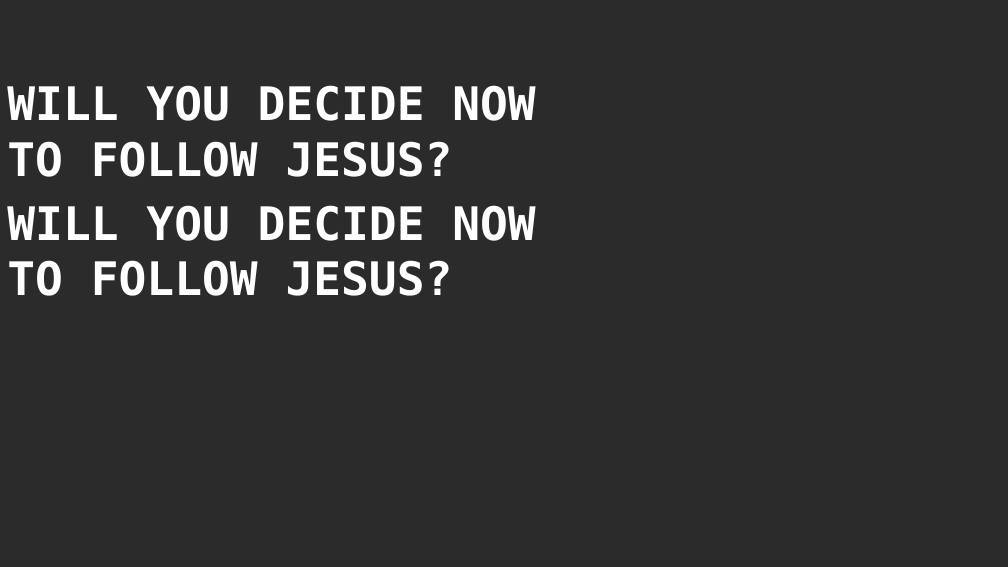
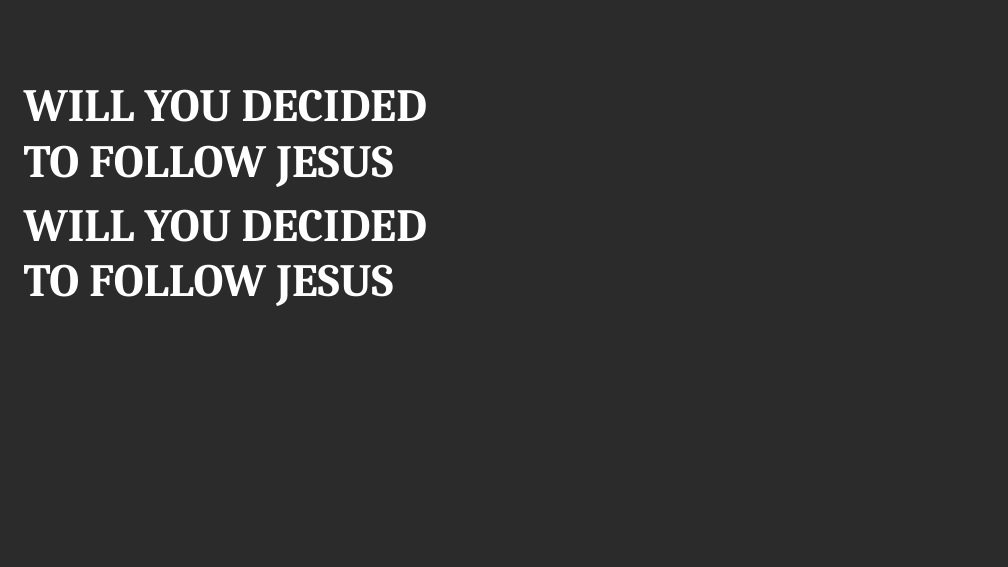
Before and after one commit to PhanNgocTrieu/Vision_Worship_Team, a slide deck: slide 8 of _offering_song_slide/_slide/_I_have_decided_to_follow_Jesus.pptx. Drawn at 1008x567 pixels with LibreOffice and Linux fonts; fonts in the diff are those of the drawing; background and template pictures are left out; a plain dark background stands for a picture behind light text. Boxes give left, top, right and bottom in pixels: in the first picture for what was removed or moved away, otherwise in the second. Text is boxed around its words. In the diff, an @@ line names an element or a change of style, - is before the commit and + after.

```diff
--- a/_offering_song_slide/_slide/_I_have_decided_to_follow_Jesus.pptx
+++ b/_offering_song_slide/_slide/_I_have_decided_to_follow_Jesus.pptx
@@ text at [24,89,427,187]: text changed; font DejaVu Sans Mono to Cambria @@
-WILL YOU DECIDE NOW
-TO FOLLOW JESUS?
+WILL YOU DECIDED
+TO FOLLOW JESUS
@@ text at [24,209,427,306]: text changed; font DejaVu Sans Mono to Cambria @@
-WILL YOU DECIDE NOW
-TO FOLLOW JESUS?
+WILL YOU DECIDED
+TO FOLLOW JESUS
```
Also in this commit, not shown: 6 other slides changed, 1 slide added, 1 slide removed, 1 other file.
